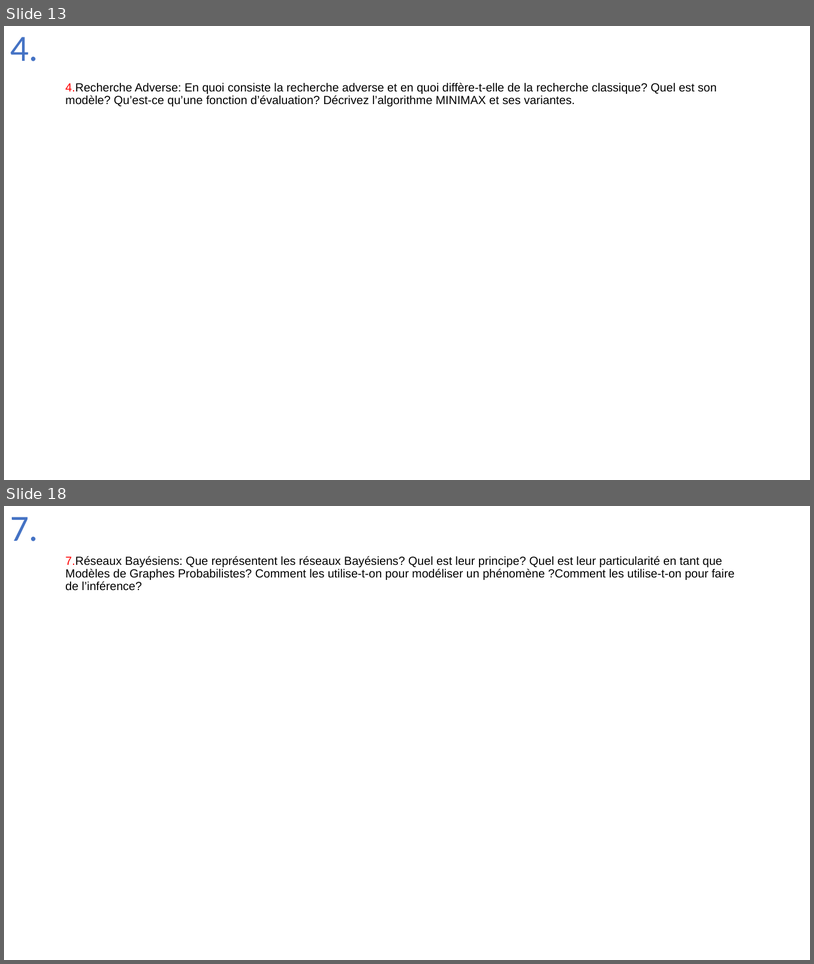
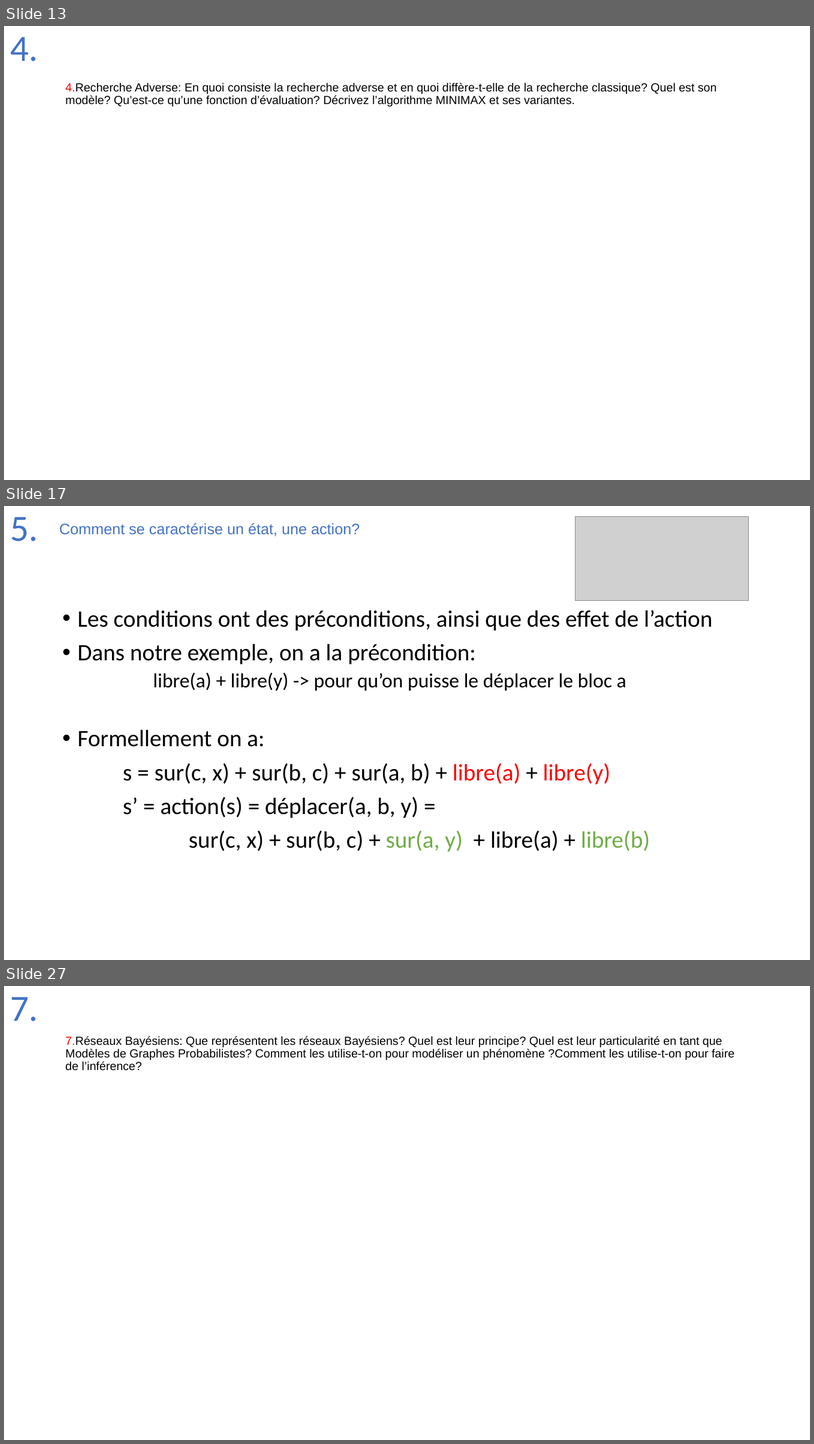
Before and after one commit to Joao-Quinta/Uni3eme, a slide deck: intelligenceArtificielle/Intelligence_artificielle_exam.pptx. Shown one above the other, each under a label of ours: slides 13 and 18 before the commit, slides 13, 17 and 27 after it; the slides between them are not shown. The pictures are 814x964 and 814x1444 pixels, drawn with LibreOffice and Linux fonts; fonts in the diff are those of the drawing; grey boxes stand for pictures. Boxes give left, top, right and bottom in pixels: in the first picture for what was removed or moved away, otherwise in the second. Text is boxed around its words. In the diff, an @@ line names an element or a change of style, - is before the commit and + after.

```diff
--- a/intelligenceArtificielle/Intelligence_artificielle_exam.pptx
+++ b/intelligenceArtificielle/Intelligence_artificielle_exam.pptx
@@ slide 17 added at (4,506,810,960), background #FFFFFF @@
@@ title added at (10,517,38,541), 44 pt, text #4472C4 @@
+5.
@@ text added at (59,523,360,536), 18 pt, text #4472C4 @@
+Comment se caractérise un état, une action?
@@ picture added at (576,517,749,601) @@
@@ text added at (78,610,713,852), 28 pt, text #000000 @@
+• Les conditions ont des préconditions, ainsi que des effet de l’action
+• Dans notre exemple, on a la précondition:
+  libre(a) + libre(y) -> pour qu’on puisse le déplacer le bloc a
+• Formellement on a:
+s = sur(c, x) + sur(b, c) + sur(a, b) + libre(a) + libre(y)
+s’ = action(s) = déplacer(a, b, y) =
+sur(c, x) + sur(b, c) + sur(a, y) + libre(a) + libre(b)
@@ what was slide 18 is now slide 27 @@
```
Also in this commit, not shown: 4 slides changed, 8 other slides added.
